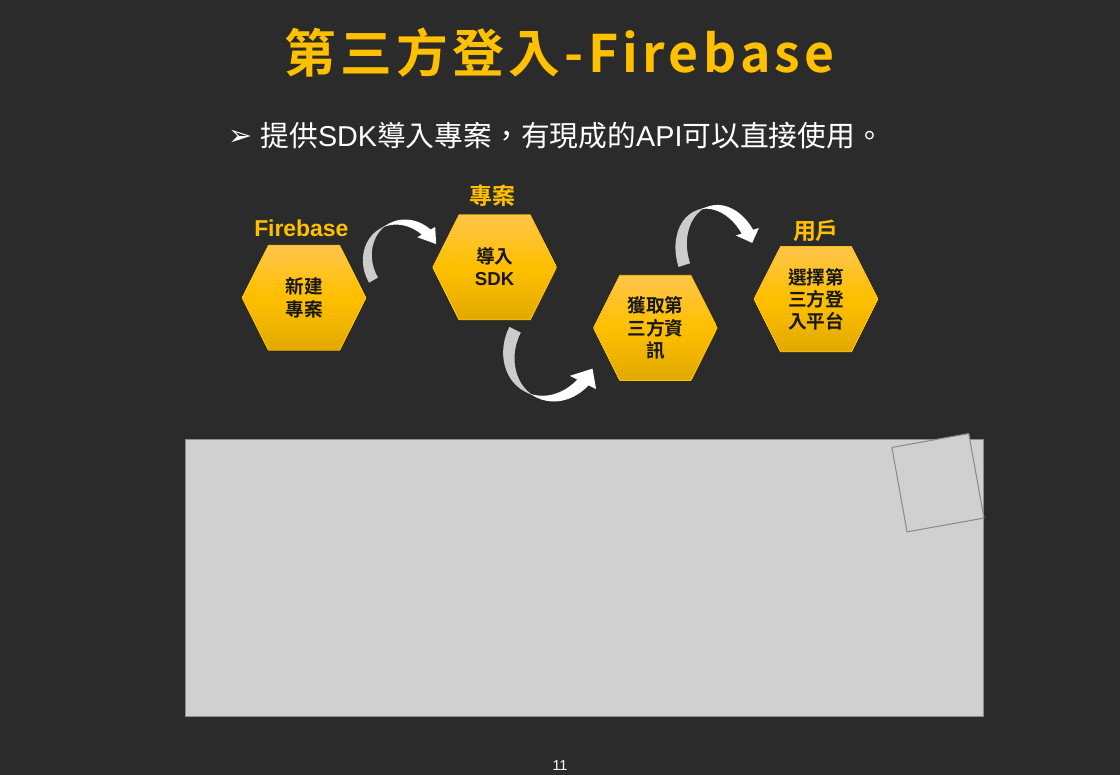
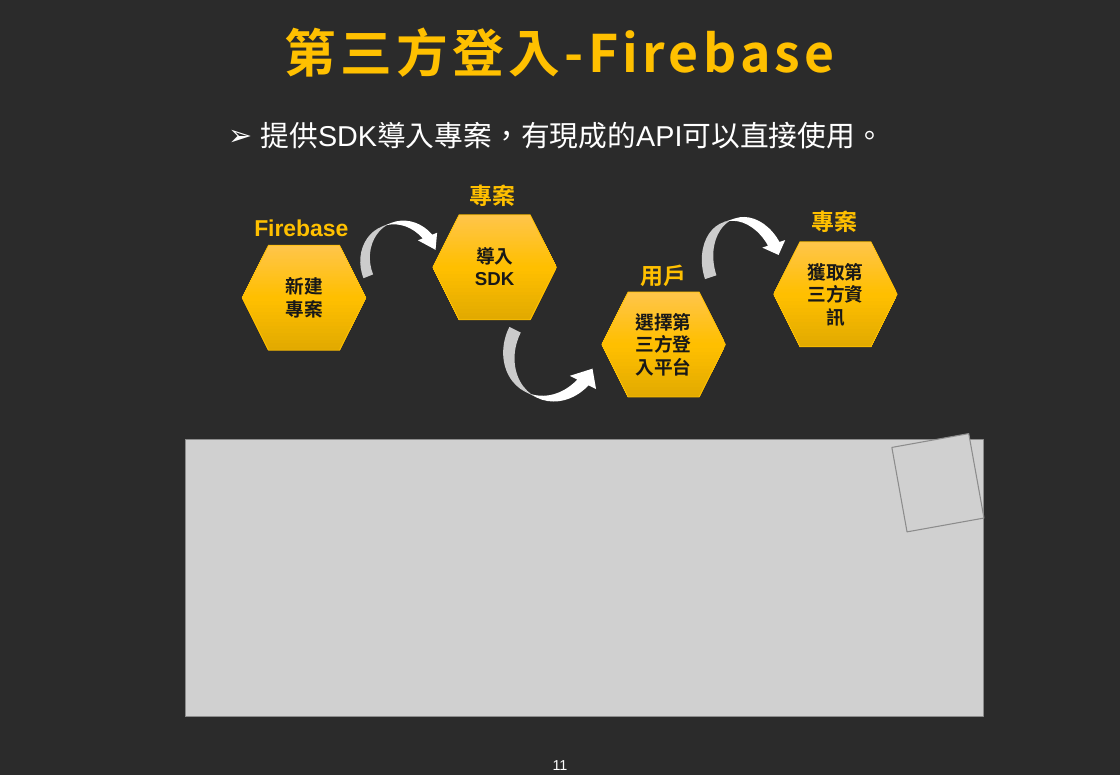
Before and after one commit to chen96026/Air, a slide deck: slide 11 of Final/Travel Nest.pptx. Drawn at 1120x775 pixels with LibreOffice and Linux fonts; fonts in the diff are those of the drawing; grey boxes stand for pictures; background and template pictures are left out; a plain dark background stands for a picture behind light text. Boxes give left, top, right and bottom in pixels: in the first picture for what was removed or moved away, otherwise in the second. Text is boxed around its words. In the diff, an @@ line names an element or a change of style, - is before the commit and + after.

```diff
--- a/Final/Travel Nest.pptx
+++ b/Final/Travel Nest.pptx
@@ curved down arrow at [348, 208, 445, 278]: rotation 330 to 338 degrees @@
@@ curved down arrow: place and size @@
-curved down arrow at [664, 193, 764, 267]
+curved down arrow at [691, 205, 791, 280]
@@ text added at [812, 210, 858, 232], 16 pt, text #FFC000, bold @@
+專案
@@ text "用戶": place and size @@
-text "用戶" at [793, 219, 839, 241]
+text "用戶" at [641, 264, 687, 286]
@@ hexagon "獲取第三方資訊": place and size @@
-hexagon "獲取第三方資訊" at [594, 276, 717, 382]
+hexagon "獲取第三方資訊" at [774, 242, 897, 347]
@@ hexagon "選擇第三方登入平台": place and size @@
-hexagon "選擇第三方登入平台" at [755, 247, 878, 353]
+hexagon "選擇第三方登入平台" at [602, 293, 725, 398]
```
Also in this commit, not shown: 2 other slides changed.
